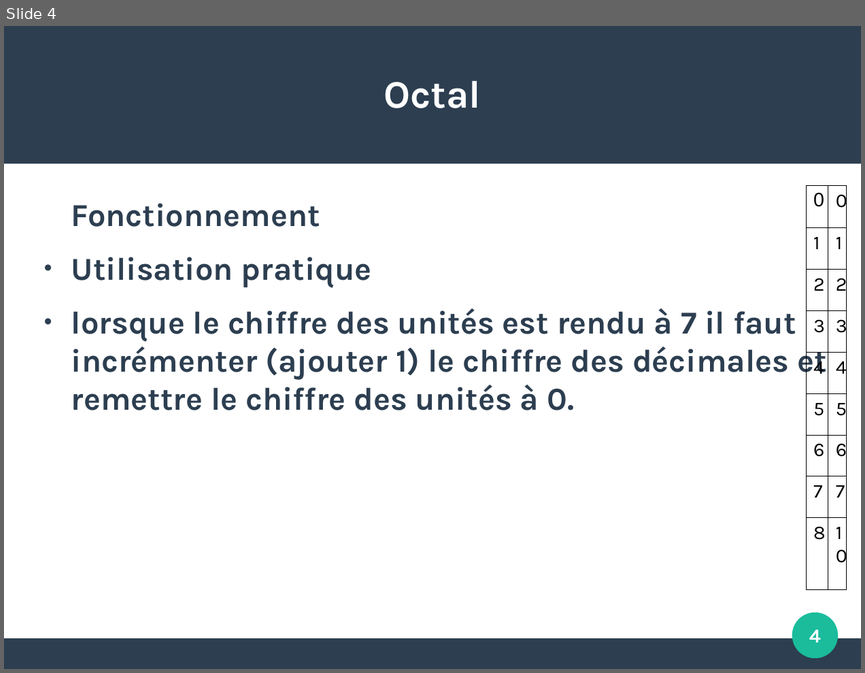
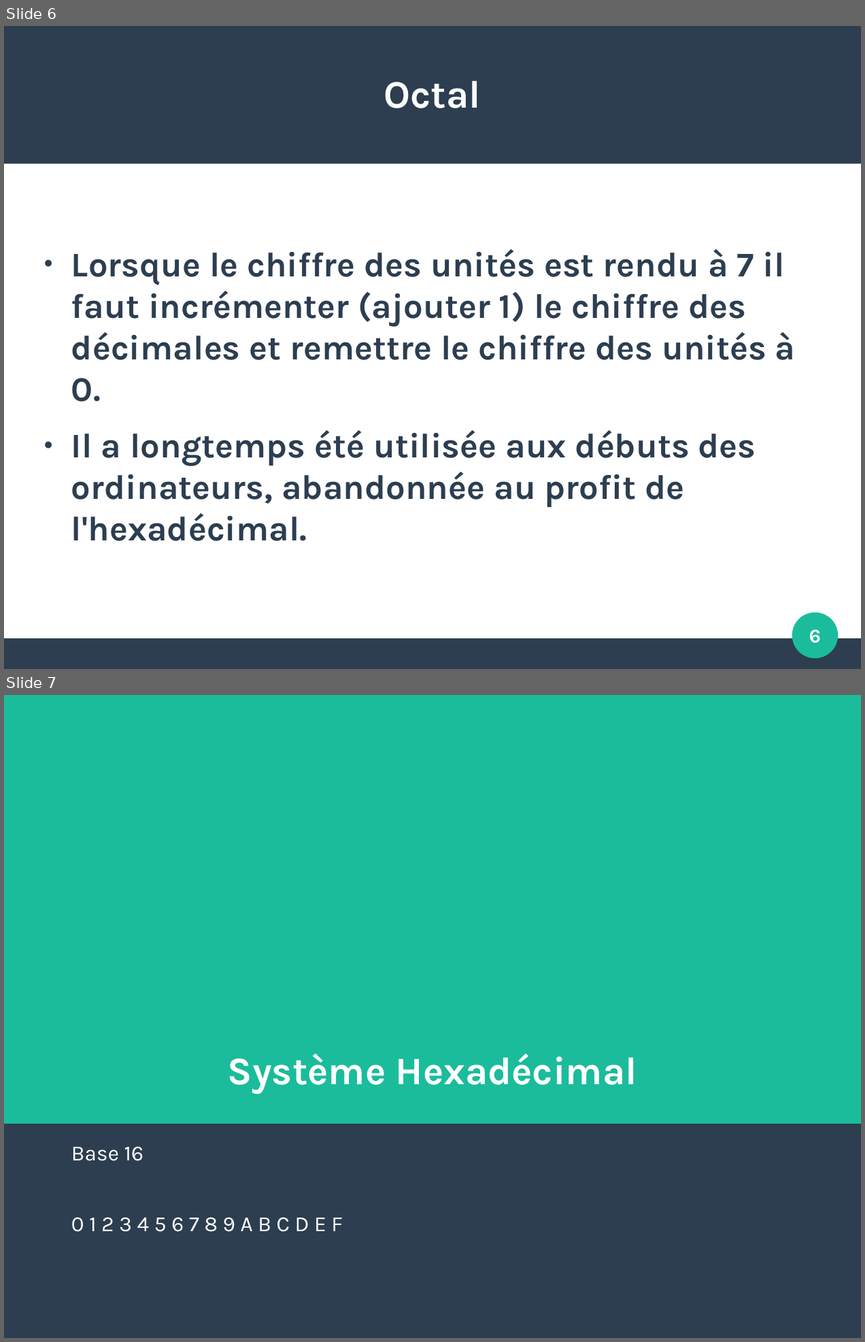
Before and after one commit to JulieMarielaure/Projet1BGE, a slide deck: Hexadécimal Octal.odp. Shown one above the other, each under a label of ours: slide 4 before the commit, slides 6 and 7 after it. The pictures are 865x673 and 865x1342 pixels, drawn with LibreOffice and Linux fonts; fonts in the diff are those of the drawing. Boxes give left, top, right and bottom in pixels: in the first picture for what was removed or moved away, otherwise in the second. Text is boxed around its words. In the diff, an @@ line names an element or a change of style, - is before the commit and + after.

```diff
--- a/Hexadécimal Octal.odp
+++ b/Hexadécimal Octal.odp
@@ slide 7 added at (4,695,861,1338), background #2C3E50 @@
@@ rectangle added at (4,695,861,1123), fill #1ABC9C @@
@@ title added at (228,1053,637,1093), 36 pt, text #FFFFFF, bold @@
+Système Hexadécimal
@@ text added at (71,1146,343,1232), 20 pt, text #FFFFFF @@
+Base 16
+0 1 2 3 4 5 6 7 8 9 A B C D E F
@@ what was slide 4 is now slide 6 @@
@@ slide 6 changed as well @@
@@ table removed at (806,185,847,590), 9 rows, 2 columns @@
-0 | 0
-1 | 1
-2 | 2
-3 | 3
-4 | 4
-5 | 5
-6 | 6
-7 | 7
-8 | 10
@@ text at (71,249,796,541): text changed; size 29.6 to 32 pt @@
-Fonctionnement
-● Utilisation pratique
-● lorsque le chiffre des unités est rendu à 7 il faut incrémenter (ajouter 1) le chiffre des décimales et remettre le chiffre des unités à 0.
+● Lorsque le chiffre des unités est rendu à 7 il faut incrémenter (ajouter 1) le chiffre des décimales et remettre le chiffre des unités à 0.
+● Il a longtemps été utilisée aux débuts des ordinateurs, abandonnée au profit de l'hexadécimal.
@@ page number at (809,629,821,643): text changed @@
-4
+6
```
Also in this commit, not shown: 4 other slides changed, 8 other slides added, 3 slides removed, 2 other files.
